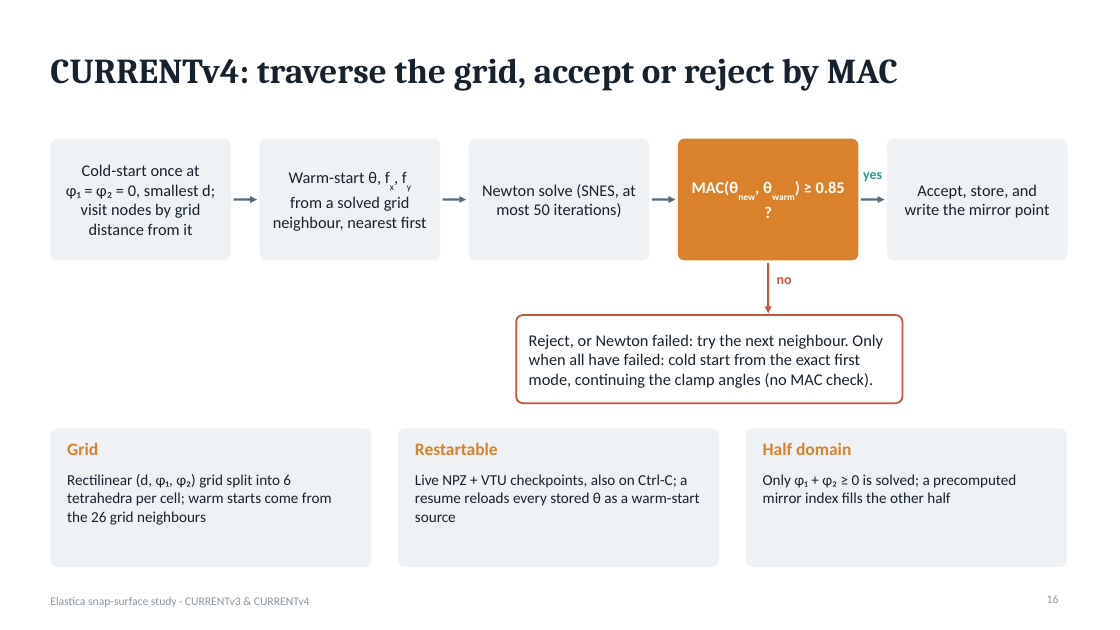
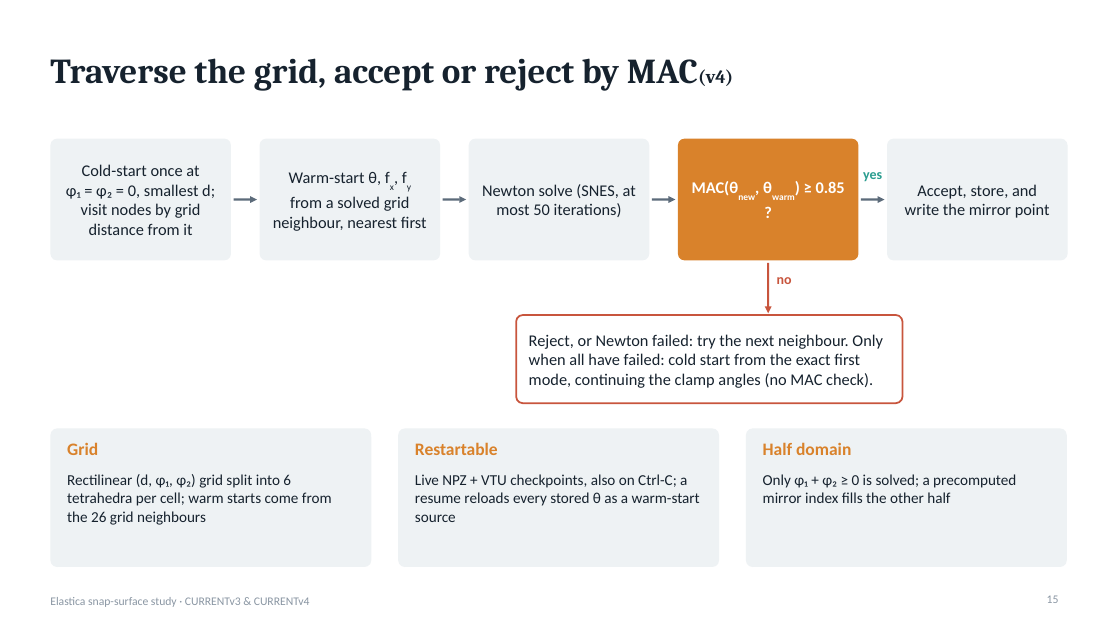
Before and after one commit to grraxx/elastica, a slide deck: slide 15 of presentation/elastica_snap_surface.pptx (slide 16 before the commit). Drawn at 1120x630 pixels with LibreOffice and Linux fonts; fonts in the diff are those of the drawing. Boxes give left, top, right and bottom in pixels: in the first picture for what was removed or moved away, otherwise in the second. Text is boxed around its words. In the diff, an @@ line names an element or a change of style, - is before the commit and + after.

```diff
--- a/presentation/elastica_snap_surface.pptx
+++ b/presentation/elastica_snap_surface.pptx
@@ title at <box>50,58,733,91</box>: text changed @@
-CURRENTv4: traverse the grid, accept or reject by MAC
+Traverse the grid, accept or reject by MAC(v4)
```
Also in this commit, not shown: 3 other slides changed, 12 slides removed.
